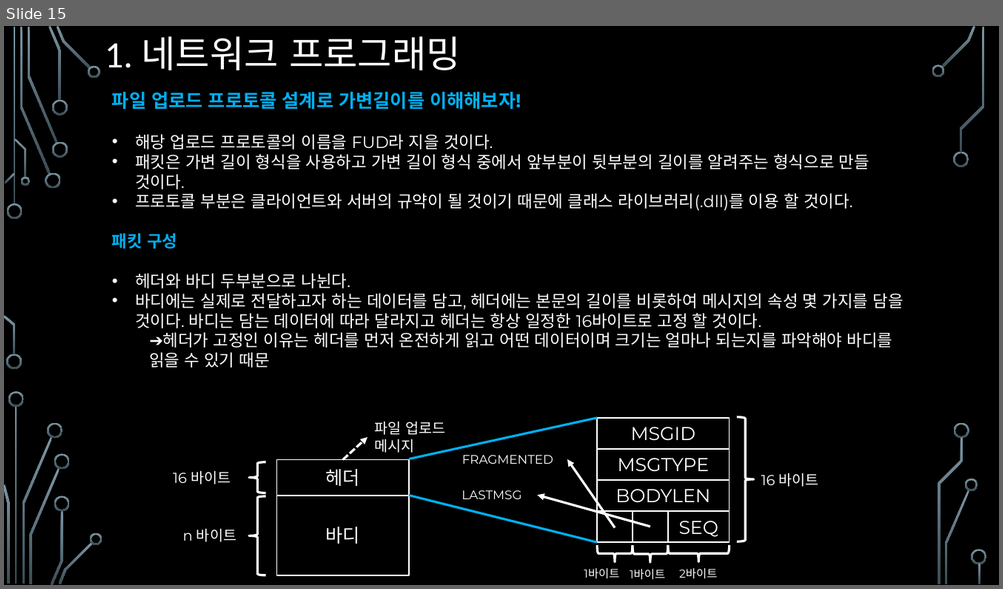
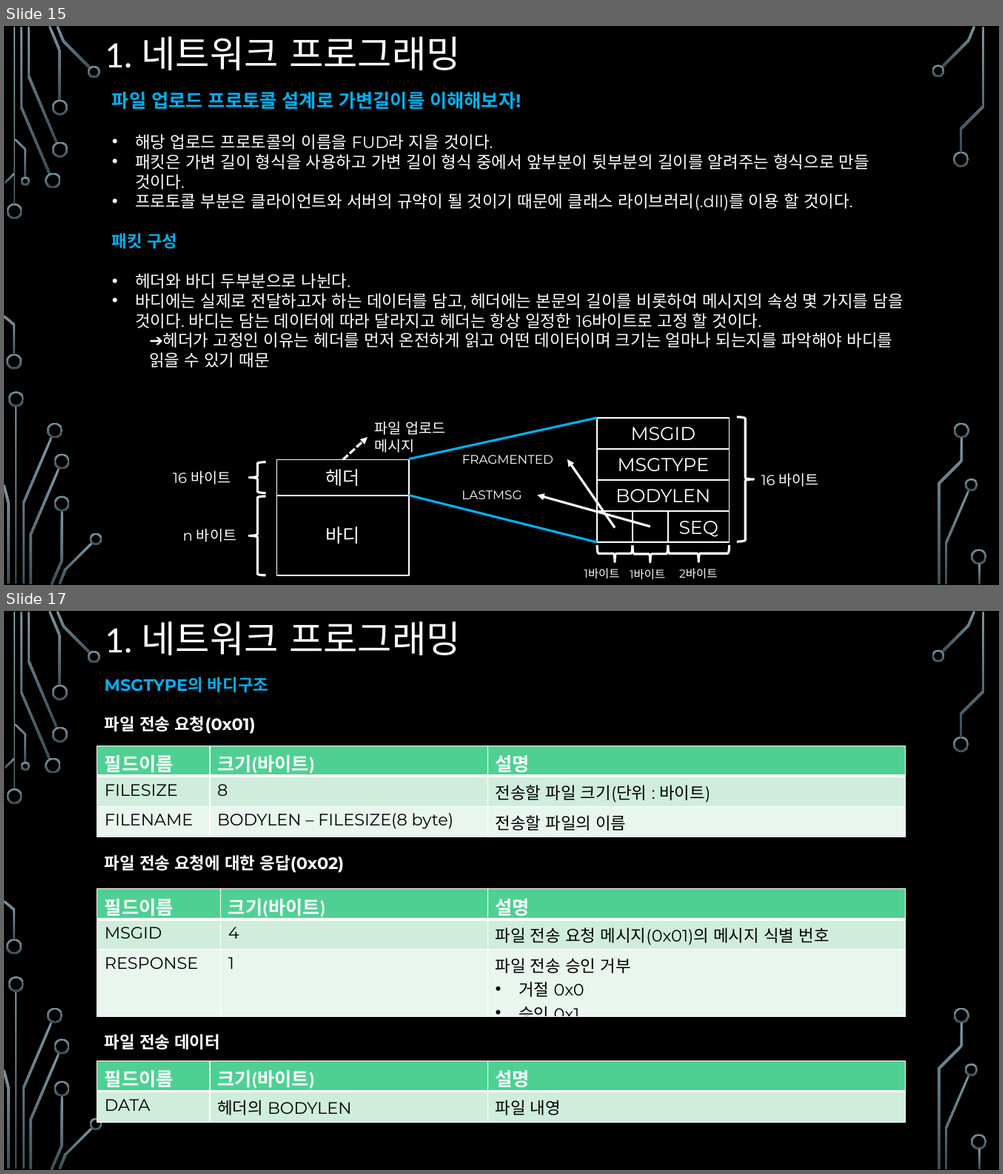
Before and after one commit to assassin4613/CShap, a slide deck: C#_Chapter_12.pptx. Shown one above the other, each under a label of ours: slide 15 before the commit, slides 15 and 17 after it; the slides between them are not shown. The pictures are 1003x589 and 1003x1174 pixels, drawn with LibreOffice and Linux fonts; fonts in the diff are those of the drawing; background and template pictures are left out. Boxes give left, top, right and bottom in pixels: in the first picture for what was removed or moved away, otherwise in the second. Text is boxed around its words. In the diff, an @@ line names an element or a change of style, - is before the commit and + after.

```diff
--- a/C#_Chapter_12.pptx
+++ b/C#_Chapter_12.pptx
@@ slide 17 added at (4,611,999,1170), background picture (left out); not listed: 36 template elements that a slide beside it also shows @@
@@ title added at (105,621,461,655), 36 pt, text #FFFFFF @@
+1. 네트워크 프로그래밍
@@ text added at (105,677,344,1050), 16 pt, text #FFFFFF, bold @@
+MSGTYPE의 바디구조
+파일 전송 요청(0x01)
+파일 전송 요청에 대한 응답(0x02)
+파일 전송 데이터
@@ table added at (97,746,905,837), 3 rows, 3 columns @@
+필드이름 | 크기(바이트) | 설명
+FILESIZE | 8 | 전송할 파일 크기(단위 : 바이트)
+FILENAME | BODYLEN – FILESIZE(8 byte) | 전송할 파일의 이름
@@ table added at (97,889,905,1027), 3 rows, 3 columns @@
+필드이름 | 크기(바이트) | 설명
+MSGID | 4 | 파일 전송 요청 메시지(0x01)의 메시지 식별 번호
+RESPONSE | 1 | 파일 전송 승인 거부 / 거절 0x0 / 승인 0x1
@@ table added at (97,1062,905,1123), 2 rows, 3 columns @@
+필드이름 | 크기(바이트) | 설명
+DATA | 헤더의 BODYLEN | 파일 내영
```
Also in this commit, not shown: 1 slide changed, 3 other slides added, 1 other file.
